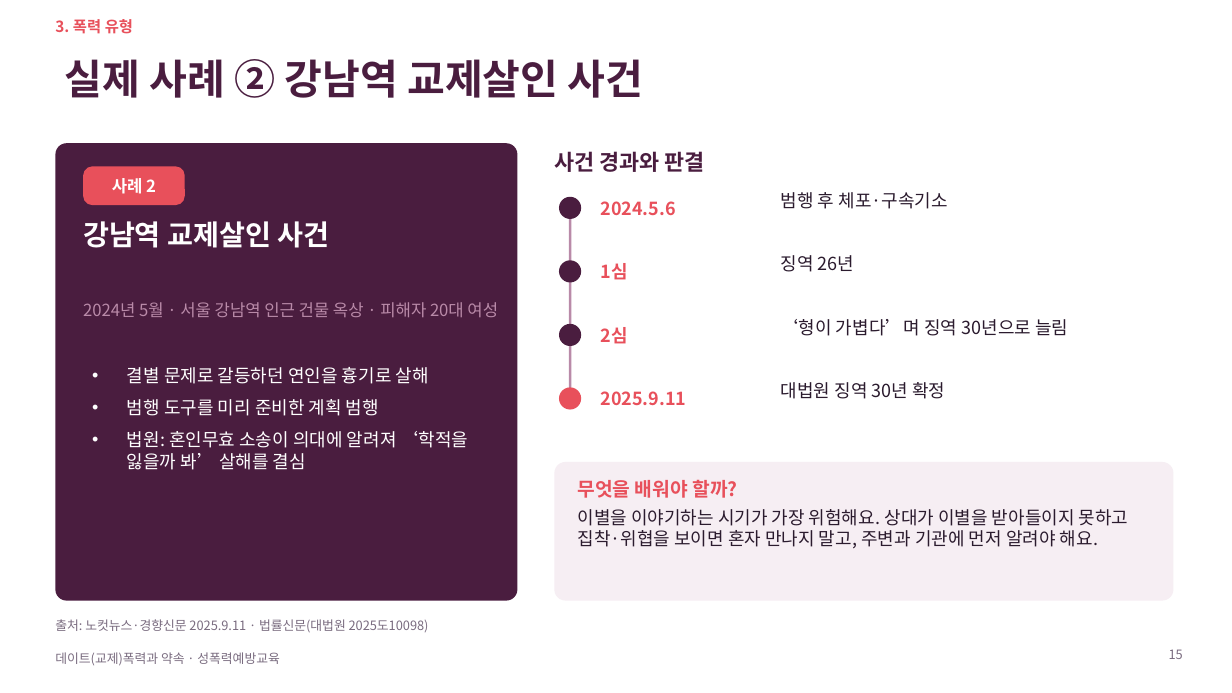
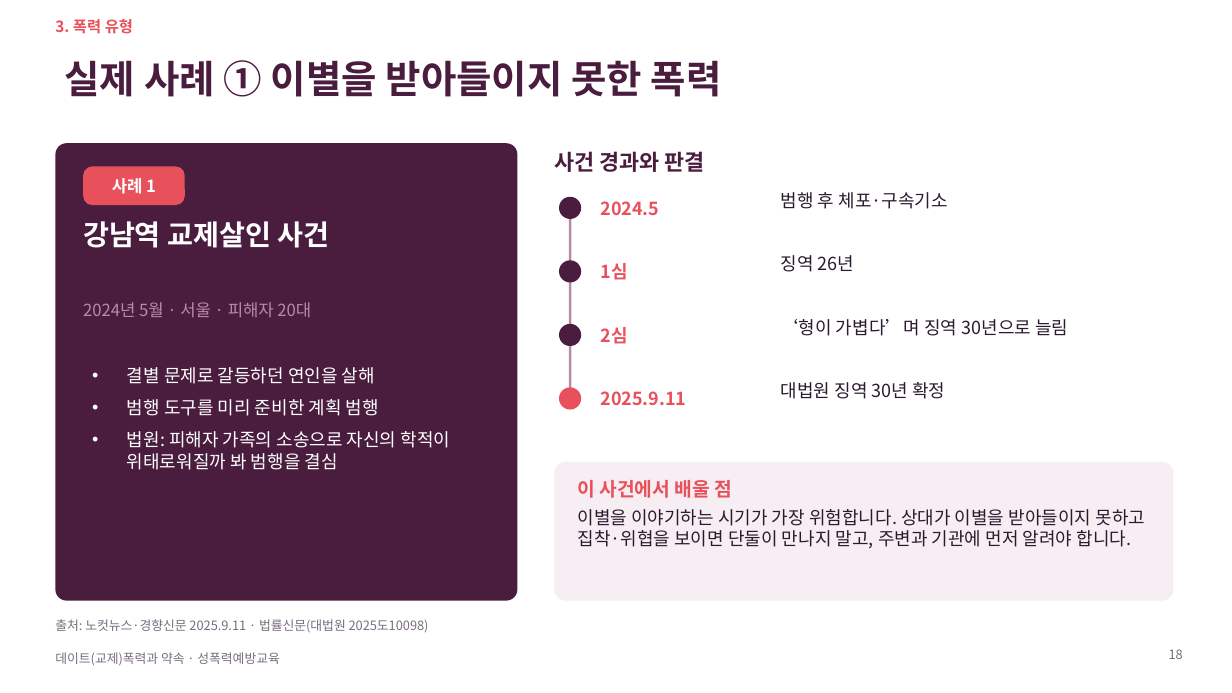
Before and after one commit to ash1234a/security-research-learning, a slide deck: slide 18 of 데이트폭력과_약속.pptx (slide 15 before the commit). Drawn at 1232x693 pixels with LibreOffice and Linux fonts; fonts in the diff are those of the drawing. Boxes give left, top, right and bottom in pixels: in the first picture for what was removed or moved away, otherwise in the second. Text is boxed around its words. In the diff, an @@ line names an element or a change of style, - is before the commit and + after.

```diff
--- a/데이트폭력과_약속.pptx
+++ b/데이트폭력과_약속.pptx
@@ title at [65,60,722,97]: text changed; size 32 to 30 pt @@
-실제 사례 ② 강남역 교제살인 사건
+실제 사례 ① 이별을 받아들이지 못한 폭력
@@ text at [112,178,156,194]: text changed @@
-사례 2
+사례 1
@@ text at [601,201,660,215]: text changed @@
-2024.5.6
+2024.5
@@ text at [83,302,311,317]: text changed @@
-2024년 5월 · 서울 강남역 인근 건물 옥상 · 피해자 20대 여성
+2024년 5월 · 서울 · 피해자 20대
@@ text at [127,367,375,384]: text changed @@
-• 결별 문제로 갈등하던 연인을 흉기로 살해
+• 결별 문제로 갈등하던 연인을 살해
@@ text at [127,431,451,470]: text changed @@
-• 법원: 혼인무효 소송이 의대에 알려져 ‘학적을 잃을까 봐’ 살해를 결심
+• 법원: 피해자 가족의 소송으로 자신의 학적이 위태로워질까 봐 범행을 결심
@@ text at [577,509,1146,548]: text changed @@
-이별을 이야기하는 시기가 가장 위험해요. 상대가 이별을 받아들이지 못하고 집착·위협을 보이면 혼자 만나지 말고, 주변과 기관에 먼저 알려야 해요.
+이별을 이야기하는 시기가 가장 위험합니다. 상대가 이별을 받아들이지 못하고 집착·위협을 보이면 단둘이 만나지 말고, 주변과 기관에 먼저 알려야 합니다.
@@ text at [577,480,732,498]: text changed @@
-무엇을 배워야 할까?
+이 사건에서 배울 점
@@ page number at [1169,649,1183,659]: text changed @@
-15
+18
```
Also in this commit, not shown: 15 other slides changed, 13 slides added, 13 slides removed.
